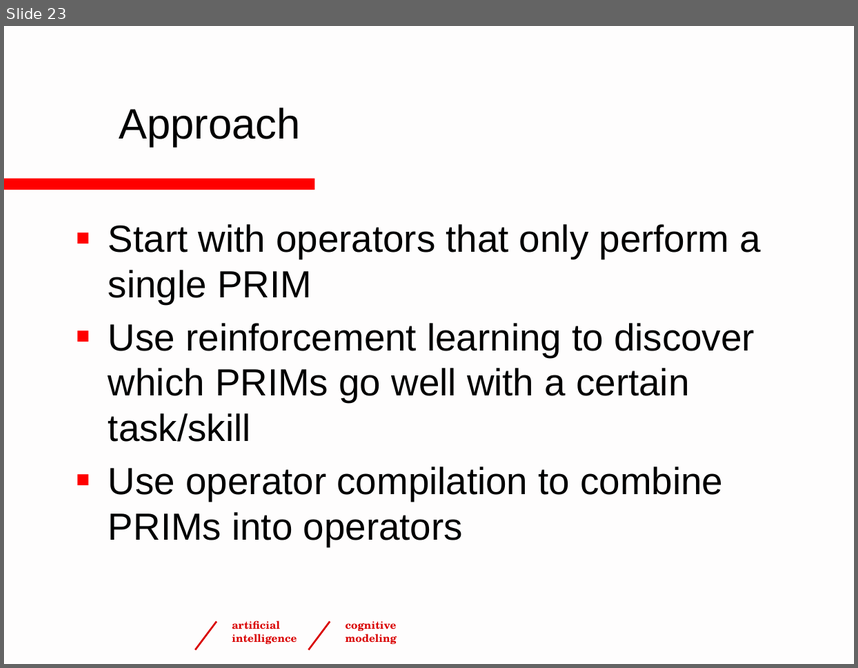
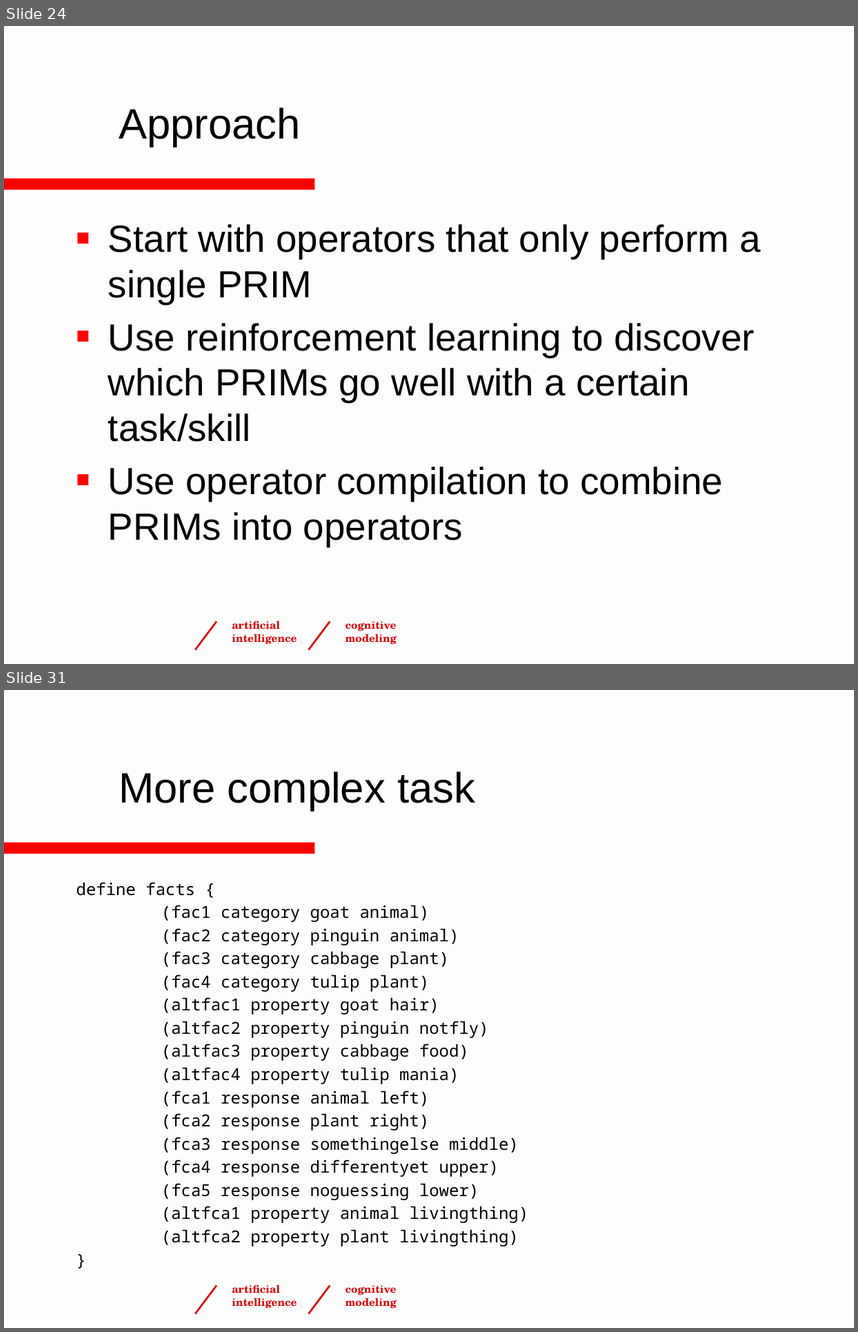
Before and after one commit to ntaatgen/PRIMs-Tutorial, a slide deck: PRIMsTutorial4.pptx. Shown one above the other, each under a label of ours: slide 23 before the commit, slides 24 and 31 after it; the slides between them are not shown. The pictures are 858x668 and 858x1332 pixels, drawn with LibreOffice and Linux fonts; fonts in the diff are those of the drawing; background and template pictures are left out. Boxes give left, top, right and bottom in pixels: in the first picture for what was removed or moved away, otherwise in the second. Text is boxed around its words. In the diff, an @@ line names an element or a change of style, - is before the commit and + after.

```diff
--- a/PRIMsTutorial4.pptx
+++ b/PRIMsTutorial4.pptx
@@ slide 31 added at box(4, 690, 854, 1328), background #FEFDFD; not listed: 5 template elements that a slide beside it also shows @@
@@ title added at box(119, 771, 475, 810), 36 pt, text #000000 @@
+More complex task
@@ text added at box(76, 882, 529, 1246), 14 pt, text #000000 @@
+define facts {
+(fac1 category goat animal)
+(fac2 category pinguin animal)
+(fac3 category cabbage plant)
+(fac4 category tulip plant)
+(altfac1 property goat hair)
+(altfac2 property pinguin notfly)
+(altfac3 property cabbage food)
+(altfac4 property tulip mania)
+(fca1 response animal left)
+(fca2 response plant right)
+(fca3 response somethingelse middle)
+(fca4 response differentyet upper)
+(fca5 response noguessing lower)
+(altfca1 property animal livingthing)
+(altfca2 property plant livingthing)
+}
@@ what was slide 23 is now slide 24 @@
```
Also in this commit, not shown: 3 slides changed, 8 other slides added, 1 slide removed.
